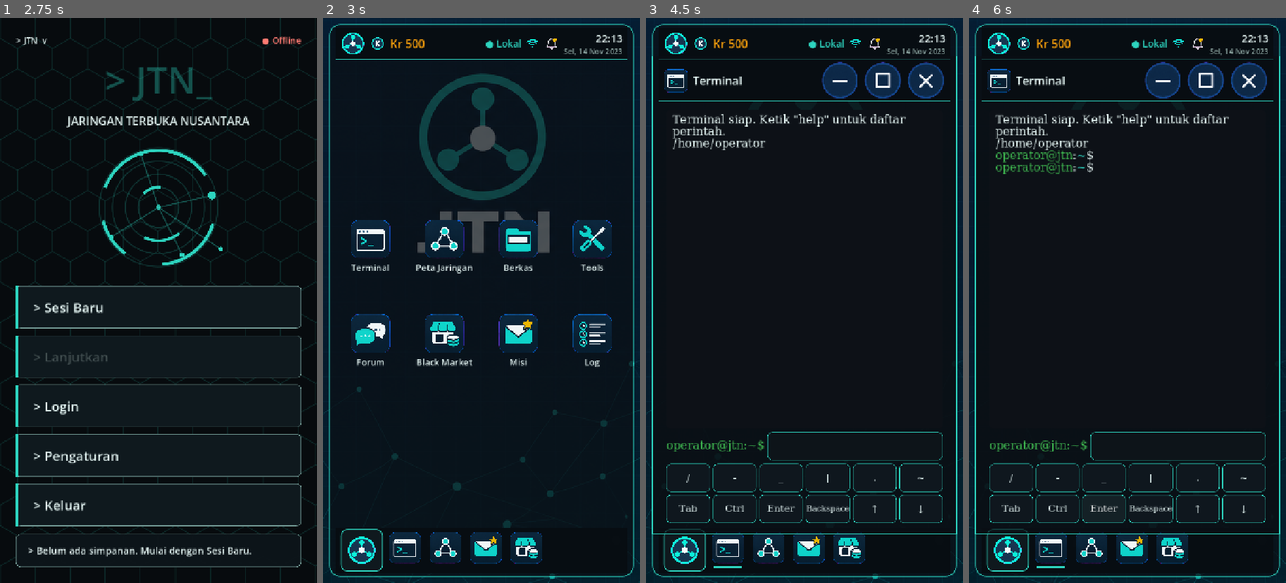
Above: before the commit, frames 1-4 (left to right).
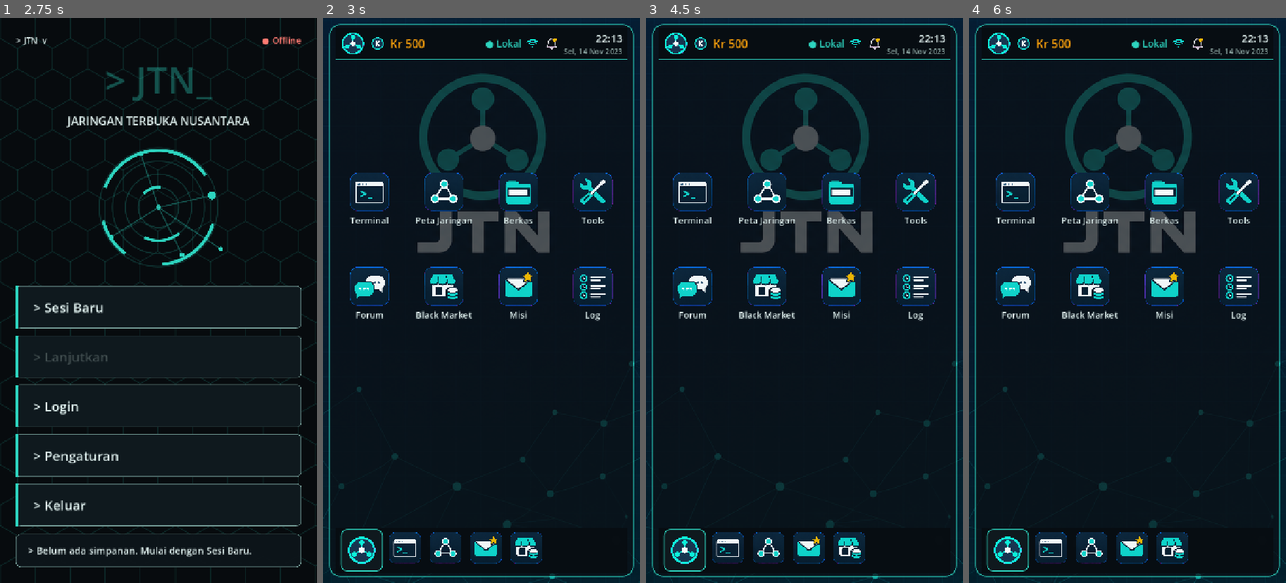
Above: after the commit, the same moments.

Repository: hadydaw/game-baru
Game: Godot game, scene res://scenes/main.tscn
Two runs of this game, one before a commit and one after it. Both use one fixed random seed, a clock stepped at 60 frames per second and the inputs below.
Inputs (mouse positions are in pixels of both pictures, inside the frame that each line leads up to):
- Up to frame 1 (2.75 s): tap Enter at 0.5 s; move the mouse to (228, 272) at 0.52 s; click (228, 272) at 0.67 s; tap Space at 1.25 s; drag from (95, 328) to (142, 413) at 1.27 s; move the mouse to (190, 176) at 2.02 s; click (190, 176) at 2.17 s
- Up to frame 2 (3 s): click "> Sesi Baru" at 2.75 s
- Up to frame 3 (4.5 s): click (674, 46) at 3.52 s; click (693, 244) at 4.27 s
- Up to frame 4 (6 s): click (1105, 509) at 5 s, where only the run before the commit has a clickable "Enter"; click (1105, 509) at 5.75 s, where only the run before the commit has a clickable "Enter"

Frame 1 is identical in both runs. In frame 2, 9.4% of the frame differs, in the area x 8-92%, y 27-62%; in frame 3, 16%; in frame 4, 17%, in the area x 1-99%, y 6-98%.

Commit message:
Desktop: ikon bisa diletakkan bebas di sel grid
Posisi ikon disimpan per sel (kolom, baris). Ikon yang dilepas di sel kosong
tetap di sana; di sel terisi atau di luar grid, masuk sel kosong terdekat.
Saat dipindah, penanda menunjukkan sel tujuan.

Co-Authored-By: Claude Haiku 5.5 <noreply@anthropic.com>
Claude-Session: https://claude.ai/code/session_011EntzauCRjaaLbaamXun78

Diff:
--- a/core/pengaturan.gd
+++ b/core/pengaturan.gd
@@ -12,12 +12,15 @@
 
 # Aplikasi yang bisa diatur posisinya di Desktop. Urutan ini adalah susunan awal.
 const SEMUA_APLIKASI := ["terminal", "peta", "berkas", "tools", "forum", "pasar", "misi", "log"]
+# Ukuran grid ikon Desktop (kolom x baris). Harus sama dengan DesktopView.KOLOM dan BARIS.
+const KOLOM_DESKTOP := 4
+const BARIS_DESKTOP := 3
 
 # Jalur berkas yang dipakai. Tes mengganti ini agar tidak menimpa pengaturan pemain.
 static var berkas_aktif: String = BERKAS
 
 static func muat() -> Dictionary:
-	var hasil := {"profil_nama": "", "ukuran_teks": UKURAN_AWAL, "susunan_desktop": []}
+	var hasil := {"profil_nama": "", "ukuran_teks": UKURAN_AWAL, "posisi_desktop": {}}
 	if not FileAccess.file_exists(berkas_aktif):
 		return hasil
 	var parser := JSON.new()
@@ -28,18 +31,29 @@
 		hasil["profil_nama"] = String(d["profil_nama"])
 	if UKURAN.has(String(d.get("ukuran_teks", ""))):
 		hasil["ukuran_teks"] = String(d["ukuran_teks"])
-	hasil["susunan_desktop"] = _bersihkan_susunan(d.get("susunan_desktop", []))
+	hasil["posisi_desktop"] = _bersihkan_posisi(d.get("posisi_desktop", {}))
 	return hasil
 
-# Hanya id aplikasi yang dikenal, tanpa duplikat. Id asing diabaikan agar berkas rusak tidak merusak Desktop.
-static func _bersihkan_susunan(mentah: Variant) -> Array:
-	var hasil: Array = []
-	if typeof(mentah) != TYPE_ARRAY:
+# Posisi ikon: id -> [kolom, baris]. Hanya id yang dikenal, koordinat dalam grid, dan satu ikon per sel.
+static func _bersihkan_posisi(mentah: Variant) -> Dictionary:
+	var hasil := {}
+	if typeof(mentah) != TYPE_DICTIONARY:
 		return hasil
-	for id in mentah:
-		var nama := String(id)
-		if SEMUA_APLIKASI.has(nama) and not hasil.has(nama):
-			hasil.append(nama)
+	var terpakai := {}
+	for k in mentah:
+		var id := String(k)
+		var v: Variant = mentah[k]
+		if not SEMUA_APLIKASI.has(id) or typeof(v) != TYPE_ARRAY or v.size() != 2:
+			continue
+		var c := int(v[0])
+		var r := int(v[1])
+		if c < 0 or c >= KOLOM_DESKTOP or r < 0 or r >= BARIS_DESKTOP:
+			continue
+		var sel := Vector2i(c, r)
+		if terpakai.has(sel):
+			continue
+		terpakai[sel] = true
+		hasil[id] = [c, r]
 	return hasil
 
 static func simpan(d: Dictionary) -> bool:
@@ -82,13 +96,13 @@
 		return false
 	return _ubah("profil_nama", nama)
 
-# Susunan ikon Desktop. Kosong berarti urutan awal. Disimpan di pengaturan perangkat, bukan di sesi:
-# ini preferensi tampilan dan tidak mengubah progres permainan.
-static func susunan_desktop() -> Array:
-	return muat()["susunan_desktop"]
+# Posisi ikon Desktop. Kosong berarti posisi awal. Disimpan sebagai preferensi perangkat, bukan di sesi,
+# sehingga tidak mengubah progres permainan.
+static func posisi_desktop() -> Dictionary:
+	return muat()["posisi_desktop"]
 
-static func set_susunan_desktop(urutan: Array) -> bool:
-	return _ubah("susunan_desktop", _bersihkan_susunan(urutan))
+static func set_posisi_desktop(posisi: Dictionary) -> bool:
+	return _ubah("posisi_desktop", _bersihkan_posisi(posisi))
 
-static func reset_susunan_desktop() -> bool:
-	return set_susunan_desktop([])
+static func reset_posisi_desktop() -> bool:
+	return set_posisi_desktop({})
--- a/tests/test_desktop_ikon.gd
+++ b/tests/test_desktop_ikon.gd
@@ -1,6 +1,6 @@
 extends GutTest
 
-# Pindah ikon Desktop: urutan mengikuti Pengaturan, pindah menyimpan susunan, reset kembali ke awal.
+# Pindah ikon Desktop: ikon diletakkan bebas di sel grid, posisi tersimpan, dan reset kembali ke awal.
 
 const UJI := "user://uji_desktop_ikon.json"
 
@@ -22,67 +22,80 @@
 	Pengaturan.berkas_aktif = Pengaturan.BERKAS
 	SesiUtama.reset()
 
-func _urutan_grid() -> Array:
-	var hasil: Array = []
-	for c in d._grid.get_children():
-		hasil.append(String(c.get_meta("id")))
-	return hasil
+func _desktop_baru() -> DesktopView:
+	var x := DesktopView.new()
+	add_child(x)
+	return x
 
-func test_urutan_bawaan_mengikuti_daftar_aplikasi() -> void:
-	assert_eq(_urutan_grid(), DesktopView.urutan_id())
-	assert_eq(_urutan_grid().size(), DesktopView.APLIKASI.size())
+func _buang(x: DesktopView) -> void:
+	remove_child(x)
+	x.free()
 
-func test_urutan_mengikuti_pengaturan() -> void:
-	Pengaturan.set_susunan_desktop(["log", "terminal"])
-	var baru := DesktopView.new()
-	add_child(baru)
-	var hasil: Array = []
-	for c in baru._grid.get_children():
-		hasil.append(String(c.get_meta("id")))
-	remove_child(baru)
-	baru.free()
-	assert_eq(hasil[0], "log")
-	assert_eq(hasil[1], "terminal")
-	assert_eq(hasil.size(), DesktopView.APLIKASI.size(), "aplikasi lain tetap ada")
+func _pusat_sel(sel: Vector2i) -> Vector2:
+	return d._area.get_global_rect().position + Vector2((sel.x + 0.5) * d._cw, (sel.y + 0.5) * d._ch)
 
-func test_pindah_ikon_mengubah_urutan_dan_menyimpan() -> void:
-	assert_true(d._pindahkan_ikon("log", 0))
-	assert_eq(_urutan_grid()[0], "log")
-	assert_eq(Pengaturan.susunan_desktop()[0], "log", "susunan tersimpan")
+func test_posisi_awal_berurutan_dari_kiri_atas() -> void:
+	assert_eq(d._posisi["terminal"], Vector2i(0, 0))
+	assert_eq(d._posisi["tools"], Vector2i(3, 0))
+	assert_eq(d._posisi["misi"], Vector2i(2, 1))
+	assert_eq(d._posisi.size(), DesktopView.APLIKASI.size())
 
-func test_pindah_ikon_bertahan_setelah_desktop_dibuat_ulang() -> void:
-	d._pindahkan_ikon("misi", 1)
-	var kedua := DesktopView.new()
-	add_child(kedua)
-	assert_eq(String(kedua._grid.get_child(1).get_meta("id")), "misi")
-	remove_child(kedua)
-	kedua.free()
+func test_posisi_tersimpan_dipakai_saat_desktop_dibuat_ulang() -> void:
+	Pengaturan.set_posisi_desktop({"log": [2, 2]})
+	var x := _desktop_baru()
+	assert_eq(x._posisi["log"], Vector2i(2, 2))
+	_buang(x)
+
+func test_ikon_diletakkan_di_sel_kosong_dan_tetap_di_sana() -> void:
+	assert_true(d._pindahkan_ke("log", Vector2i(3, 2)))
+	assert_eq(d._posisi["log"], Vector2i(3, 2))
+	var x := _desktop_baru()
+	assert_eq(x._posisi["log"], Vector2i(3, 2), "setelah dibuat ulang tetap di tempat")
+	_buang(x)
+
+func test_sel_terisi_dicari_sel_kosong_terdekat() -> void:
+	# Baris 0 dan 1 penuh; sel kosong pertama adalah baris 2. Terdekat dari (0,0) adalah (0,2).
+	d._pindahkan_ke("log", Vector2i(0, 0))
+	assert_eq(d._posisi["log"], Vector2i(0, 2))
+	assert_eq(d._posisi["terminal"], Vector2i(0, 0), "ikon yang sudah ada tidak berpindah")
+
+func test_lepas_di_luar_grid_masuk_sel_tepi_terdekat() -> void:
+	var sel := d._sel_di_bawah(Vector2(-500, -500))
+	assert_eq(sel, Vector2i(0, 0))
+	d._pindahkan_ke("log", sel)
+	assert_eq(d._posisi["log"], Vector2i(0, 2), "tidak kembali ke posisi lama")
+
+func test_reset_mengembalikan_posisi_awal() -> void:
+	d._pindahkan_ke("log", Vector2i(3, 2))
+	assert_true(Pengaturan.reset_posisi_desktop())
+	var x := _desktop_baru()
+	assert_eq(x._posisi["log"], Vector2i(3, 1))
+	_buang(x)
 
 func test_pindah_ikon_tidak_dikenal_ditolak() -> void:
-	assert_false(d._pindahkan_ikon("tidak_ada", 0))
-	assert_eq(_urutan_grid(), DesktopView.urutan_id())
-
-func test_reset_mengembalikan_urutan_bawaan() -> void:
-	d._pindahkan_ikon("log", 0)
-	Pengaturan.reset_susunan_desktop()
-	var kedua := DesktopView.new()
-	add_child(kedua)
-	var hasil: Array = []
-	for c in kedua._grid.get_children():
-		hasil.append(String(c.get_meta("id")))
-	remove_child(kedua)
-	kedua.free()
-	assert_eq(hasil, DesktopView.APLIKASI.map(func(a): return a["id"]))
+	assert_false(d._pindahkan_ke("tidak_ada", Vector2i(0, 0)))
 
 func test_tekan_tahan_memicu_mode_pindah() -> void:
-	var t := d._tombol_id("terminal")
 	d._tahan_id = "terminal"
 	d._mulai_pindah()
 	assert_eq(d._pindah_id, "terminal")
 	assert_true(d._tahan_terpicu, "ketuk berikutnya diabaikan")
-	d._selesai_pindah(t.get_global_rect().get_center())
+	d._selesai_pindah(_pusat_sel(Vector2i(0, 0)))
 	assert_eq(d._pindah_id, "")
-	assert_eq(_urutan_grid()[0], "terminal", "lepas di tempat sendiri tidak mengubah urutan")
+	assert_eq(d._posisi["terminal"], Vector2i(0, 0), "lepas di tempat sendiri tidak mengubah posisi")
+
+func test_ikon_mengikuti_pointer_dan_penanda_menunjukkan_sel_tujuan() -> void:
+	d._tahan_id = "log"
+	d._mulai_pindah()
+	assert_not_null(d._hantu, "salinan ikon dibuat")
+	assert_not_null(d._penanda, "penanda sel dibuat")
+	var pos := _pusat_sel(Vector2i(3, 2))
+	d._sorot_tujuan(pos)
+	assert_almost_eq(d._hantu.global_position, pos - d._hantu.size * 0.5, Vector2(1, 1), "salinan berada di bawah jari")
+	assert_eq(d._penanda.position, Vector2(3 * d._cw, 2 * d._ch), "penanda di sel tujuan")
+	d._selesai_pindah(pos)
+	assert_null(d._hantu, "salinan dihapus setelah lepas")
+	assert_eq(d._posisi["log"], Vector2i(3, 2))
 
 func test_ketuk_biasa_tetap_membuka_aplikasi() -> void:
 	watch_signals(d)
@@ -103,13 +116,3 @@
 	assert_true(m._lbl_hint_pengaturan.text.contains("dikembalikan"), "umpan balik terlihat di panel")
 	remove_child(m)
 	m.free()
-
-func test_ikon_mengikuti_pointer_saat_pindah() -> void:
-	d._tahan_id = "terminal"
-	d._mulai_pindah()
-	assert_not_null(d._hantu, "gambar ikon dibuat")
-	var target := Vector2(300, 600)
-	d._sorot_tujuan(target)
-	assert_eq(d._hantu.global_position, target - d._hantu.size * 0.5, "gambar berada di bawah jari")
-	d._selesai_pindah(target)
-	assert_null(d._hantu, "gambar dihapus setelah lepas")
--- a/tests/test_pengaturan.gd
+++ b/tests/test_pengaturan.gd
@@ -61,31 +61,31 @@
 	assert_eq(Pengaturan.ukuran_teks(), "sedang")
 	assert_eq(Pengaturan.nama_profil(), "")
 
-func test_susunan_desktop_awal_kosong() -> void:
-	assert_eq(Pengaturan.susunan_desktop(), [])
+func test_posisi_desktop_awal_kosong() -> void:
+	assert_eq(Pengaturan.posisi_desktop(), {})
 
-func test_susunan_desktop_tersimpan_dan_dibaca_ulang() -> void:
-	assert_true(Pengaturan.set_susunan_desktop(["misi", "terminal"]))
-	assert_eq(Pengaturan.susunan_desktop(), ["misi", "terminal"])
+func test_posisi_desktop_tersimpan_dan_dibaca_ulang() -> void:
+	assert_true(Pengaturan.set_posisi_desktop({"misi": [1, 2]}))
+	assert_eq(Pengaturan.posisi_desktop(), {"misi": [1, 2]})
 
-func test_susunan_desktop_membuang_id_asing_dan_duplikat() -> void:
-	Pengaturan.set_susunan_desktop(["misi", "xxx", "misi", "peta"])
-	assert_eq(Pengaturan.susunan_desktop(), ["misi", "peta"])
+func test_posisi_desktop_membuang_id_asing_koordinat_keluar_dan_sel_ganda() -> void:
+	Pengaturan.set_posisi_desktop({"misi": [1, 1], "xxx": [0, 0], "peta": [9, 0], "log": [1, 1]})
+	assert_eq(Pengaturan.posisi_desktop(), {"misi": [1, 1]})
 
-func test_susunan_desktop_berkas_rusak_diabaikan() -> void:
+func test_posisi_desktop_berkas_rusak_diabaikan() -> void:
 	var f := FileAccess.open(UJI, FileAccess.WRITE)
-	f.store_string('{"susunan_desktop": "bukan array"}')
+	f.store_string('{"posisi_desktop": [1, 2]}')
 	f.close()
-	assert_eq(Pengaturan.susunan_desktop(), [])
+	assert_eq(Pengaturan.posisi_desktop(), {})
 
-func test_reset_susunan_desktop() -> void:
-	Pengaturan.set_susunan_desktop(["misi"])
-	assert_true(Pengaturan.reset_susunan_desktop())
-	assert_eq(Pengaturan.susunan_desktop(), [])
+func test_reset_posisi_desktop() -> void:
+	Pengaturan.set_posisi_desktop({"misi": [1, 1]})
+	assert_true(Pengaturan.reset_posisi_desktop())
+	assert_eq(Pengaturan.posisi_desktop(), {})
 
-func test_susunan_tidak_menimpa_pengaturan_lain() -> void:
+func test_posisi_tidak_menimpa_pengaturan_lain() -> void:
 	Pengaturan.set_nama_profil("agen_07")
 	Pengaturan.set_ukuran_teks("besar")
-	Pengaturan.set_susunan_desktop(["log"])
+	Pengaturan.set_posisi_desktop({"log": [0, 1]})
 	assert_eq(Pengaturan.nama_profil(), "agen_07")
 	assert_eq(Pengaturan.ukuran_teks(), "besar")
--- a/ui/desktop_view.gd
+++ b/ui/desktop_view.gd
@@ -1,7 +1,7 @@
 class_name DesktopView
 extends Control
 
-# Desktop JTN: wallpaper penuh layar, bingkai utama di dalam area aman, status bar, grid ikon, dan taskbar.
+# Desktop JTN: wallpaper penuh layar, bingkai utama di dalam area aman, grid ikon bebas, dan hotbar.
 
 signal buka_aplikasi(id: String)
 signal menu_diminta
@@ -17,13 +17,17 @@
     {"id": "misi", "nama": "Misi", "ikon": "res://assets/ikon/aplikasi/app_misi.png"},
     {"id": "log", "nama": "Log", "ikon": "res://assets/ikon/aplikasi/app_log.png"},
 ]
+# Grid ikon: kolom x baris. Harus sama dengan Pengaturan.KOLOM_DESKTOP dan BARIS_DESKTOP.
 const KOLOM := 4
+const BARIS := 3
 const WALL_POTRET := "res://assets/wallpaper/wp_potret.png"
 const WALL_LANSKAP := "res://assets/wallpaper/wp_lanskap.png"
 const JARAK_BINGKAI := 14
 # Tinggi panel atas dan taskbar. Jendela aplikasi mengisi ruang di antara keduanya.
 const TINGGI_PANEL := PanelAtas.TINGGI
 const TINGGI_TASKBAR := HotBar.TINGGI
+# Pindah ikon: tekan-tahan TAHAN_DETIK memulai mode pindah; geser untuk memilih sel; lepas untuk menaruh.
+const TAHAN_DETIK := 0.4
 
 # Area aman perangkat: kiri, atas, kanan, bawah (diisi oleh MainController).
 var aman := Vector4.ZERO
@@ -42,34 +46,57 @@
 
 var _wallpaper: TextureRect
 var _margin: MarginContainer
-var _grid: GridContainer
+var _area: Control
 var _sel: Array = []
+var _posisi: Dictionary = {}      # id -> Vector2i (kolom, baris)
+var _cw := 0.0                    # lebar sel termasuk jarak
+var _ch := 0.0                    # tinggi sel termasuk jarak
+var _sel_px := Vector2.ZERO       # ukuran tombol ikon
 var _panel: PanelAtas
 var _hotbar: HotBar
 var _jendela: ManajerJendela
 var _wallpaper_terpasang: String = ""
-# Pindah ikon: tekan-tahan TAHAN_DETIK memulai mode pindah; geser untuk memilih posisi; lepas untuk menaruh.
-const TAHAN_DETIK := 0.4
 var _tahan_timer: Timer
 var _tahan_id := ""
 var _tahan_terpicu := false
 var _pindah_id := ""
-# Gambar ikon yang mengikuti jari selama mode pindah.
-var _hantu: TextureRect
-
-# Urutan ikon: susunan tersimpan lebih dulu, lalu aplikasi baru yang belum ada di susunan itu.
-static func urutan_id() -> Array:
-    var urut: Array = Pengaturan.susunan_desktop().duplicate()
-    for a in APLIKASI:
-        if not urut.has(a["id"]):
-            urut.append(a["id"])
-    return urut
-
-static func _data_aplikasi(id: String) -> Dictionary:
-    for a in APLIKASI:
-        if a["id"] == id:
-            return a
-    return {}
+var _hantu: TextureRect           # salinan ikon yang mengikuti jari
+var _penanda: ColorRect           # sel tempat ikon akan diletakkan
+
+# Posisi semua ikon: posisi tersimpan lebih dulu, lalu aplikasi baru ditaruh di sel kosong terdekat posisi awalnya.
+static func posisi_tampil() -> Dictionary:
+    var p := {}
+    var terpakai := {}
+    var simpan := Pengaturan.posisi_desktop()
+    for id in simpan:
+        var v: Array = simpan[id]
+        var sel := Vector2i(int(v[0]), int(v[1]))
+        p[id] = sel
+        terpakai[sel] = true
+    for i in range(APLIKASI.size()):
+        var id: String = APLIKASI[i]["id"]
+        if p.has(id):
+            continue
+        var awal := Vector2i(i % KOLOM, int(i / float(KOLOM)))
+        var sel := _cari_kosong(terpakai, awal)
+        p[id] = sel
+        terpakai[sel] = true
+    return p
+
+# Sel kosong terdekat dari posisi "dari". Mengembalikan (-1, -1) jika grid penuh.
+static func _cari_kosong(terpakai: Dictionary, dari: Vector2i) -> Vector2i:
+    var terbaik := Vector2i(-1, -1)
+    var jarak_terbaik := INF
+    for r in range(BARIS):
+        for c in range(KOLOM):
+            var sel := Vector2i(c, r)
+            if terpakai.has(sel):
+                continue
+            var jarak := Vector2(sel - dari).length_squared()
+            if jarak < jarak_terbaik:
+                jarak_terbaik = jarak
+                terbaik = sel
+    return terbaik
 
 func _ready() -> void:
     set_anchors_and_offsets_preset(Control.PRESET_FULL_RECT)
@@ -96,12 +123,13 @@
     _panel.menu_aplikasi_diminta.connect(func(): menu_aplikasi_diminta.emit())
     kolom.add_child(_panel)
     kolom.add_child(_spasi())
-    _grid = GridContainer.new()
-    _grid.columns = KOLOM
-    _grid.size_flags_horizontal = Control.SIZE_SHRINK_CENTER
-    kolom.add_child(_grid)
-    for id in urutan_id():
-        _grid.add_child(_buat_sel_ikon(_data_aplikasi(id)))
+    _area = Control.new()
+    _area.size_flags_horizontal = Control.SIZE_SHRINK_CENTER
+    _area.mouse_filter = Control.MOUSE_FILTER_IGNORE
+    kolom.add_child(_area)
+    for a in APLIKASI:
+        _area.add_child(_buat_sel_ikon(a))
+    _posisi = posisi_tampil()
     kolom.add_child(_spasi())
     _hotbar = HotBar.new()
     _hotbar.home_diminta.connect(func(): menu_aplikasi_diminta.emit())
@@ -213,7 +241,7 @@
     elif e is InputEventMouseMotion and _pindah_id != "":
         _sorot_tujuan(e.global_position)
 
-# Dipanggil setelah tekan-tahan. Ikon yang dipilih tampil redup selama digeser.
+# Dipanggil setelah tekan-tahan. Ikon asli meredup dan salinannya mengikuti jari.
 func _mulai_pindah() -> void:
     if _tahan_id == "":
         return
@@ -226,10 +254,17 @@
     _hantu.expand_mode = TextureRect.EXPAND_IGNORE_SIZE
     _hantu.stretch_mode = TextureRect.STRETCH_KEEP_ASPECT_CENTERED
     _hantu.mouse_filter = Control.MOUSE_FILTER_IGNORE
-    _hantu.custom_minimum_size = t.custom_minimum_size * 0.7
-    _hantu.size = _hantu.custom_minimum_size
+    _hantu.size = _sel_px * 0.7
+    _hantu.custom_minimum_size = _hantu.size
     add_child(_hantu)
     _hantu.global_position = t.get_global_rect().get_center() - _hantu.size * 0.5
+    _penanda = ColorRect.new()
+    _penanda.color = Color(0.2, 0.9, 0.75, 0.28)
+    _penanda.mouse_filter = Control.MOUSE_FILTER_IGNORE
+    _penanda.size = _sel_px
+    _area.add_child(_penanda)
+    _area.move_child(_penanda, 0)
+    _penanda.position = t.position
 
 func _tombol_id(id: String) -> Button:
     for s in _sel:
@@ -237,55 +272,71 @@
             return s["tombol"]
     return null
 
-# Indeks sel di bawah posisi pointer, atau -1.
-func _indeks_di_bawah(pos: Vector2) -> int:
-    for i in range(_grid.get_child_count()):
-        var c := _grid.get_child(i) as Control
-        if c != null and c.get_global_rect().has_point(pos):
-            return i
-    return -1
+# Sel grid di bawah pointer. Di luar grid, dipakai sel tepi terdekat.
+func _sel_di_bawah(pos: Vector2) -> Vector2i:
+    if _cw <= 0.0 or _ch <= 0.0:
+        return Vector2i.ZERO
+    var lokal := pos - _area.get_global_rect().position
+    var c := clampi(int(floor(lokal.x / _cw)), 0, KOLOM - 1)
+    var r := clampi(int(floor(lokal.y / _ch)), 0, BARIS - 1)
+    return Vector2i(c, r)
+
+# Sel akhir untuk ikon "id" jika dilepas di "sel": sel itu sendiri bila kosong, atau sel kosong terdekat.
+func _tujuan(id: String, sel: Vector2i) -> Vector2i:
+    var terpakai := {}
+    for k in _posisi:
+        if k != id:
+            terpakai[_posisi[k]] = true
+    return _cari_kosong(terpakai, sel)
 
 func _sorot_tujuan(pos: Vector2) -> void:
     if is_instance_valid(_hantu):
         _hantu.global_position = pos - _hantu.size * 0.5
-    var tujuan := _indeks_di_bawah(pos)
-    for s in _sel:
-        var t: Button = s["tombol"]
-        if String(t.get_meta("id")) == _pindah_id:
-            t.modulate = Color(1, 1, 1, 0.25)
-        elif tujuan >= 0 and _grid.get_child(tujuan) == t:
-            t.modulate = Color(0.45, 1.0, 0.85)
-        else:
-            t.modulate = Color(1, 1, 1)
+    if is_instance_valid(_penanda):
+        var sel := _tujuan(_pindah_id, _sel_di_bawah(pos))
+        _penanda.position = Vector2(sel.x * _cw, sel.y * _ch)
 
 func _selesai_pindah(pos: Vector2) -> void:
-    var tujuan := _indeks_di_bawah(pos)
     var id := _pindah_id
     _pindah_id = ""
     _tahan_id = ""
     if is_instance_valid(_hantu):
         _hantu.queue_free()
     _hantu = null
+    if is_instance_valid(_penanda):
+        _penanda.queue_free()
+    _penanda = null
     for s in _sel:
         s["tombol"].modulate = Color(1, 1, 1)
-    if tujuan >= 0:
-        _pindahkan_ikon(id, tujuan)
-
-# Memindahkan ikon ke indeks grid dan menyimpan susunan baru. Mengembalikan false jika id tidak dikenal.
-func _pindahkan_ikon(id: String, indeks: int) -> bool:
-    var t := _tombol_id(id)
-    if t == null:
+    _pindahkan_ke(id, _sel_di_bawah(pos))
+
+# Menaruh ikon di sel "sel" (atau sel kosong terdekat) lalu menyimpan posisinya.
+func _pindahkan_ke(id: String, sel: Vector2i) -> bool:
+    if not _posisi.has(id):
         return false
-    _grid.move_child(t, clampi(indeks, 0, _grid.get_child_count() - 1))
-    return _simpan_susunan()
-
-func _simpan_susunan() -> bool:
-    var urut: Array = []
-    for c in _grid.get_children():
-        urut.append(String(c.get_meta("id")))
-    return Pengaturan.set_susunan_desktop(urut)
-
-# Menyesuaikan wallpaper dan ukuran ikon dengan orientasi dan ukuran layar saat ini.
+    _posisi[id] = _tujuan(id, sel)
+    _tata_ulang()
+    return _simpan_posisi()
+
+# Menempatkan setiap ikon di selnya masing-masing.
+func _tata_ulang() -> void:
+    for s in _sel:
+        var t: Button = s["tombol"]
+        var id := String(t.get_meta("id"))
+        if not _posisi.has(id):
+            continue
+        var sel: Vector2i = _posisi[id]
+        t.position = Vector2(sel.x * _cw, sel.y * _ch)
+        t.size = _sel_px
+
+func _simpan_posisi() -> bool:
+    var d := {}
+    for id in _posisi:
+        var sel: Vector2i = _posisi[id]
+        d[id] = [sel.x, sel.y]
+    return Pengaturan.set_posisi_desktop(d)
+
+# Menyesuaikan wallpaper, ukuran sel, dan ukuran ikon dengan orientasi dan ukuran layar saat ini.
 func _susun() -> void:
     var vp := get_viewport_rect().size
     var landscape := vp.x > vp.y
@@ -296,10 +347,13 @@
 
     var lebar_tersedia := vp.x - aman.x - aman.z - JARAK_BINGKAI * 2 - 28
     var sel := minf(lebar_tersedia / (KOLOM + 0.4), vp.y * 0.2)
-    var jarak := int(sel * 0.12)
-    _grid.add_theme_constant_override("h_separation", jarak)
-    _grid.add_theme_constant_override("v_separation", jarak)
+    var jarak := sel * 0.12
+    _sel_px = Vector2(sel, sel * 1.3)
+    _cw = sel + jarak
+    _ch = sel * 1.3 + jarak
+    _area.custom_minimum_size = Vector2(KOLOM * _cw - jarak, BARIS * _ch - jarak)
     for s in _sel:
-        s["tombol"].custom_minimum_size = Vector2(sel, sel * 1.3)
+        s["tombol"].custom_minimum_size = _sel_px
         s["gambar"].custom_minimum_size = Vector2(sel * 0.62, sel * 0.62)
         s["label"].add_theme_font_size_override("font_size", int(clampf(sel * 0.13, 20.0, 30.0)))
+    _tata_ulang()
--- a/ui/menu_utama.gd
+++ b/ui/menu_utama.gd
@@ -173,7 +173,7 @@
 # Mengembalikan urutan ikon Desktop ke susunan awal. Progres permainan tidak ikut berubah.
 func _aksi_atur_ulang_ikon() -> void:
 	# Umpan balik ditampilkan di panel Pengaturan; label status menu berada di balik panel.
-	if Pengaturan.reset_susunan_desktop():
+	if Pengaturan.reset_posisi_desktop():
 		_lbl_hint_pengaturan.text = "Susunan ikon Desktop dikembalikan ke awal. Buka Desktop untuk melihatnya."
 	else:
 		_lbl_hint_pengaturan.text = "Gagal menyimpan pengaturan."
